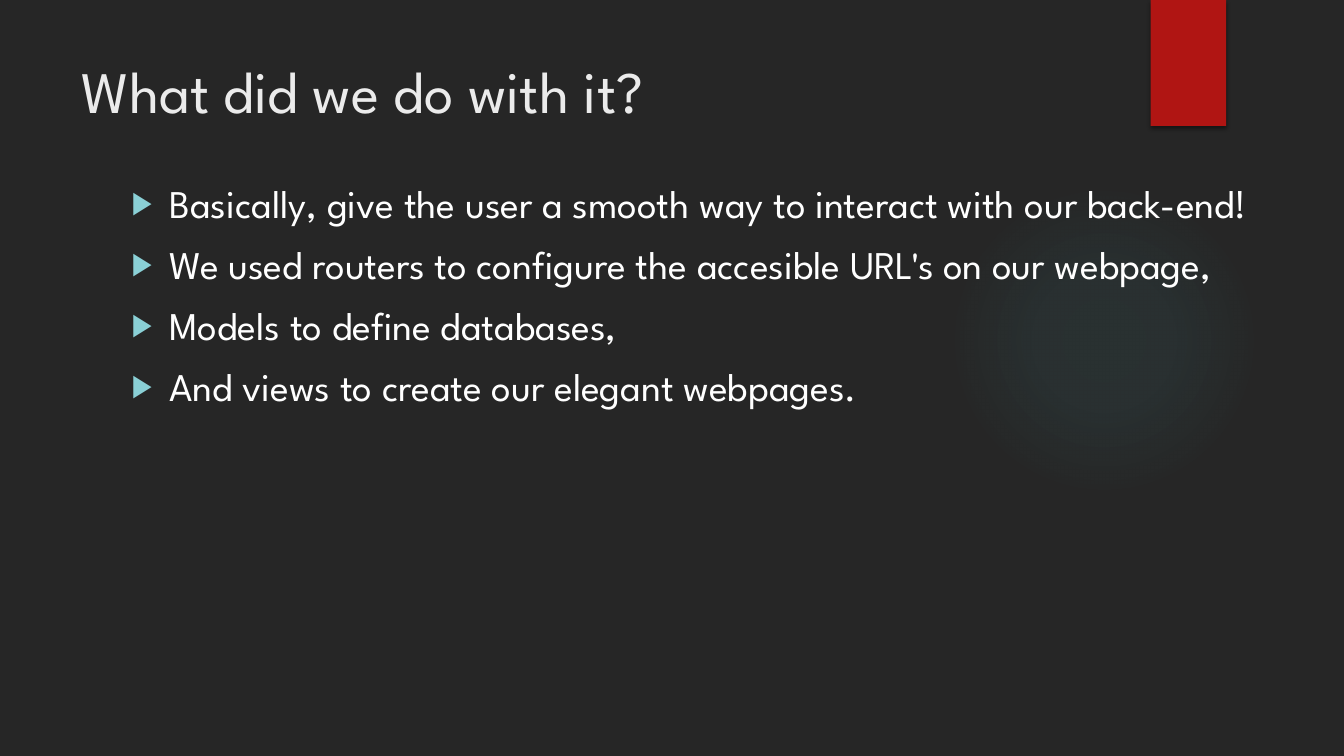
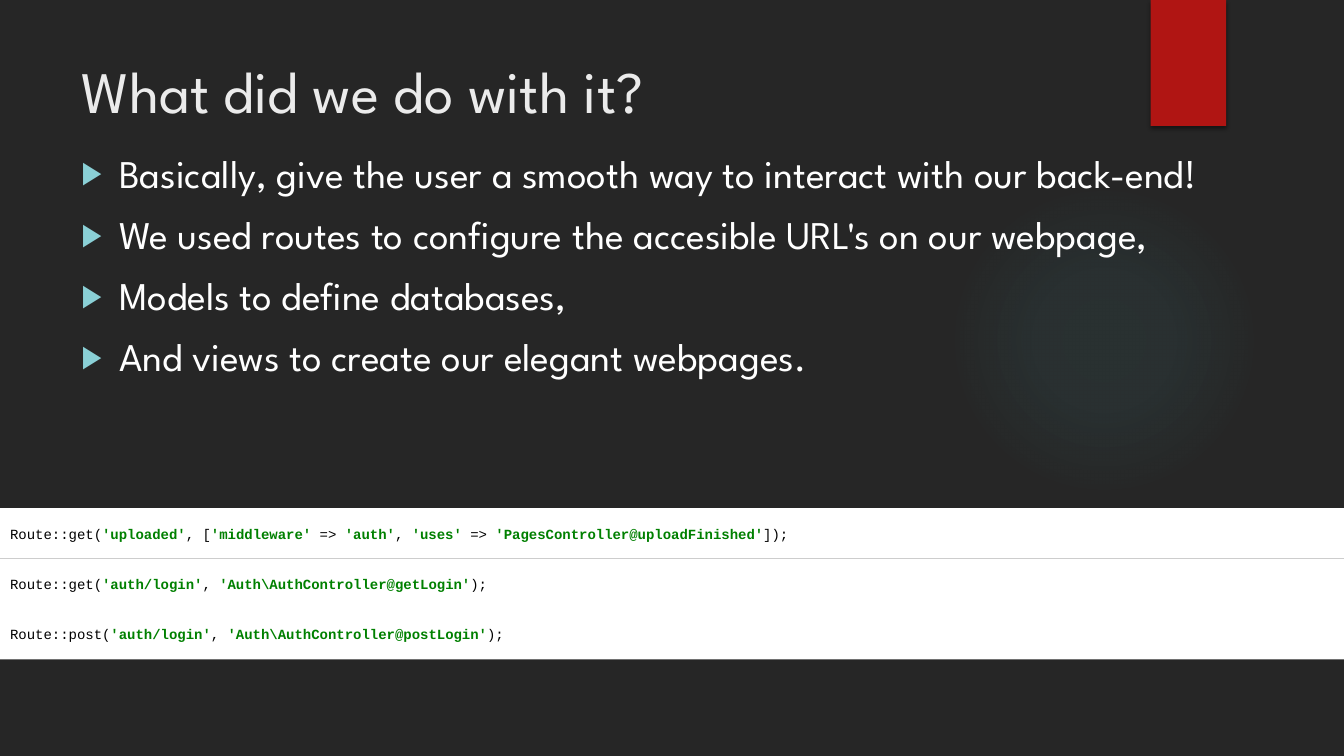
Before and after one commit to RobertKraaijeveld/Project56Docs, a slide deck: slide 20 of eindpresentatie/Project56PresentationFinal.pptx. Drawn at 1344x756 pixels with LibreOffice and Linux fonts; fonts in the diff are those of the drawing; background and template pictures are left out. Boxes give left, top, right and bottom in pixels: in the first picture for what was removed or moved away, otherwise in the second. Text is boxed around its words. In the diff, an @@ line names an element or a change of style, - is before the commit and + after.

Commit message:
Added some of my stuff to pp

```diff
--- a/eindpresentatie/Project56PresentationFinal.pptx
+++ b/eindpresentatie/Project56PresentationFinal.pptx
@@ text "Basically, give the user a ...": place and size @@
-text "Basically, give the user a ..." at [170, 191, 1247, 410]
+text "Basically, give the user a ..." at [119, 161, 1197, 380]
@@ text at [119, 221, 1147, 258]: text changed @@
-▶ We used routers to configure the accesible URL's on our webpage,
+▶ We used routes to configure the accesible URL's on our webpage,
@@ rectangle added at [0, 508, 1344, 559], fill #FFFFFF, 10 pt, text #008000, bold @@
+Route::get('uploaded', ['middleware' => 'auth', 'uses' => 'PagesController@uploadFinished']);
@@ text added at [10, 579, 487, 592], 10 pt, text #008000, bold @@
+Route::get('auth/login', 'Auth\AuthController@getLogin');
@@ rectangle added at [0, 609, 1344, 659], fill #FFFFFF, 10 pt, text #008000, bold @@
+Route::post('auth/login', 'Auth\AuthController@postLogin');
```
Also in this commit, not shown: 2 other slides changed, 1 slide added.
